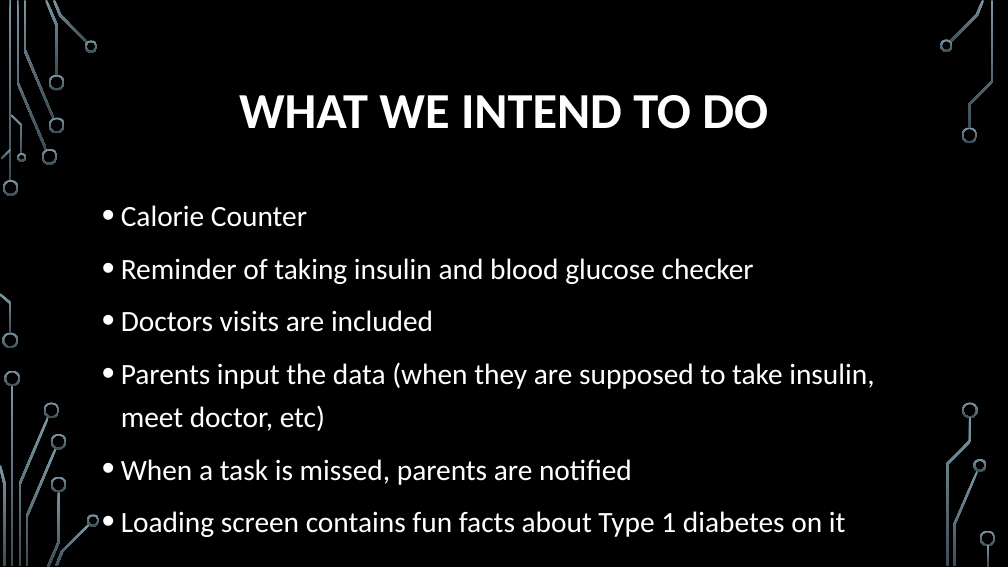
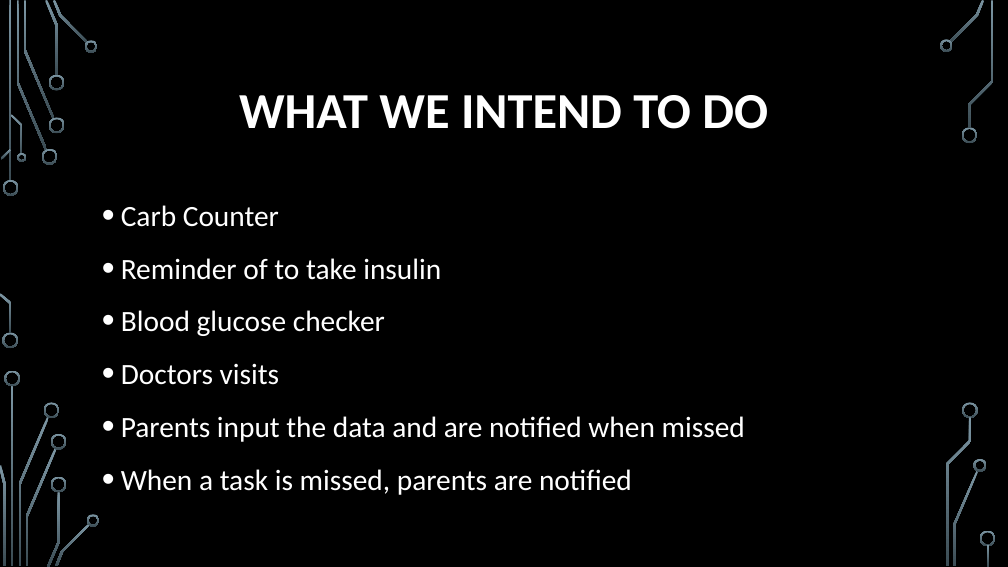
Before and after one commit to michiganhackers/diabetes-game-for-kids, a slide deck: slide 3 of Discussion/Presentation.pptx (slide 4 before the commit). Drawn at 1008x567 pixels with LibreOffice and Linux fonts; fonts in the diff are those of the drawing; background and template pictures are left out. Boxes give left, top, right and bottom in pixels: in the first picture for what was removed or moved away, otherwise in the second. Text is boxed around its words. In the diff, an @@ line names an element or a change of style, - is before the commit and + after.

Commit message:
powerpoint...

```diff
--- a/Discussion/Presentation.pptx
+++ b/Discussion/Presentation.pptx
@@ text at [121, 205, 745, 442]: text changed @@
-• Calorie Counter
-• Reminder of taking insulin and blood glucose checker
-• Doctors visits are included
-• Parents input the data (when they are supposed to take insulin, meet doctor, etc)
+• Carb Counter
+• Reminder of to take insulin
+• Blood glucose checker
+• Doctors visits
+• Parents input the data and are notified when missed
@@ text at [121, 511, 846, 537]: paragraph removed @@
-• Loading screen contains fun facts about Type 1 diabetes on it
```
Also in this commit, not shown: 2 other slides changed, 2 slides removed.
